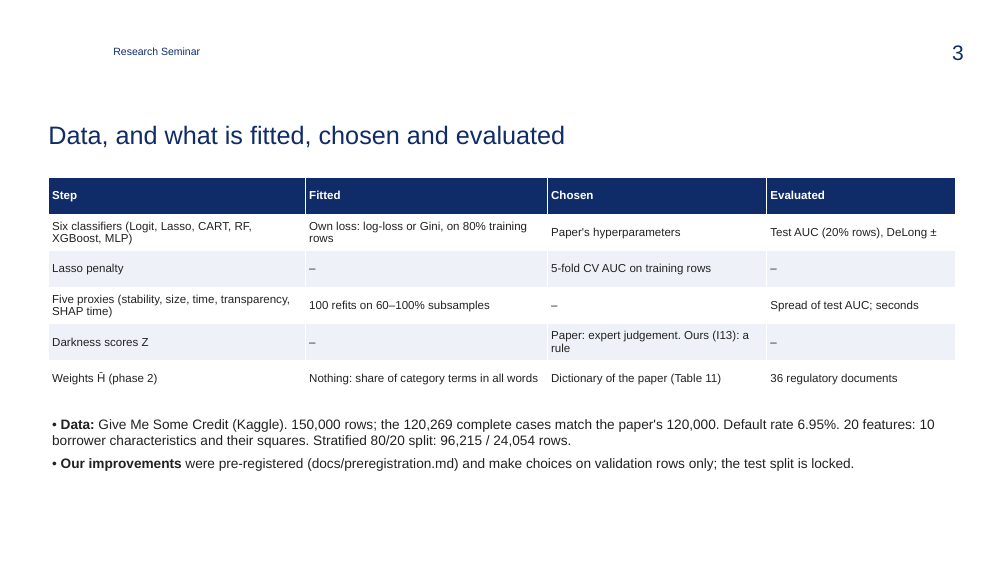
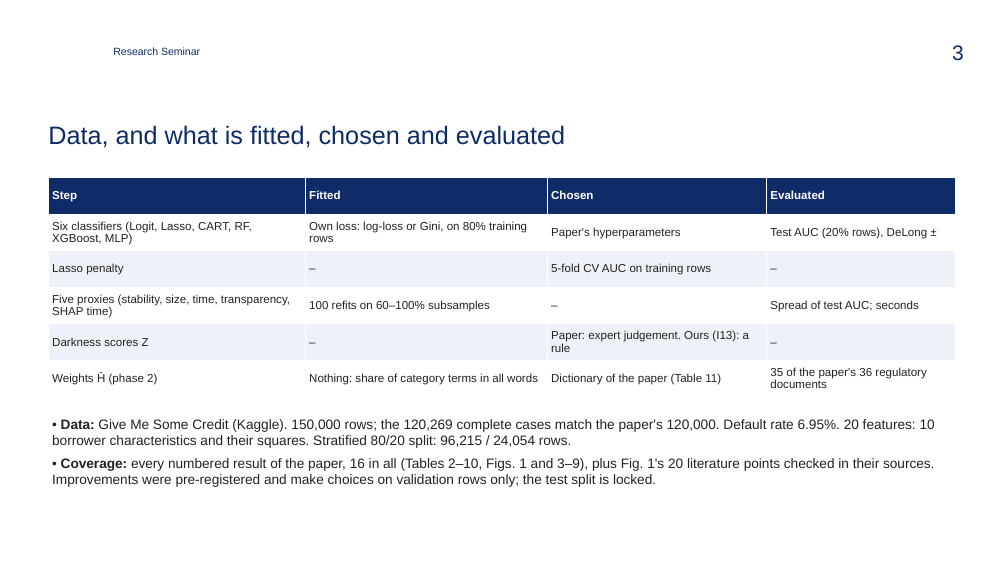
Before and after one commit to zavaz5/ml-model-risk, a slide deck: slide 3 of docs/presentation.pptx. Drawn at 1008x567 pixels with LibreOffice and Linux fonts; fonts in the diff are those of the drawing; background and template pictures are left out. Boxes give left, top, right and bottom in pixels: in the first picture for what was removed or moved away, otherwise in the second. Text is boxed around its words. In the diff, an @@ line names an element or a change of style, - is before the commit and + after.

```diff
--- a/docs/presentation.pptx
+++ b/docs/presentation.pptx
@@ table at <box>48,178,956,397</box> @@
-row 6, column 4: 36 regulatory documents
+row 6, column 4: 35 of the paper's 36 regulatory documents
@@ text at <box>52,458,934,487</box>: text changed @@
-• Our improvements were pre-registered (docs/preregistration.md) and make choices on validation rows only; the test split is locked.
+• Coverage: every numbered result of the paper, 16 in all (Tables 2–10, Figs. 1 and 3–9), plus Fig. 1's 20 literature points checked in their sources. Improvements were pre-registered and make choices on validation rows only; the test split is locked.
```
Also in this commit, not shown: 2 other slides changed, 8 other files.
